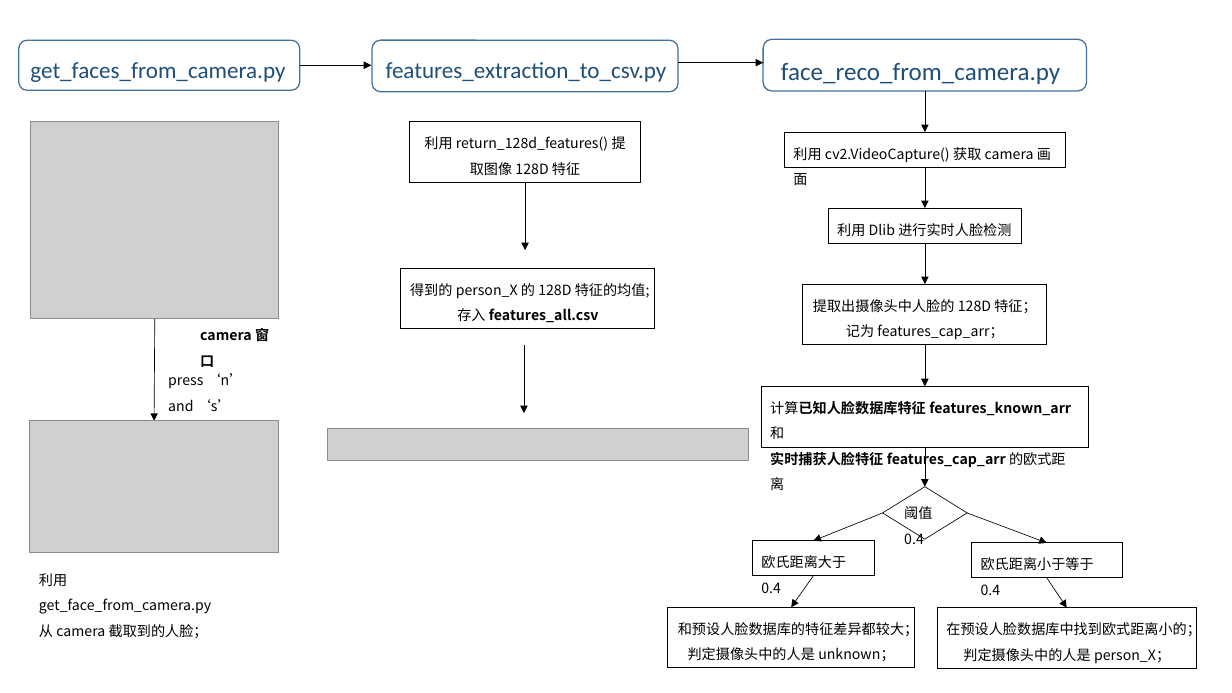
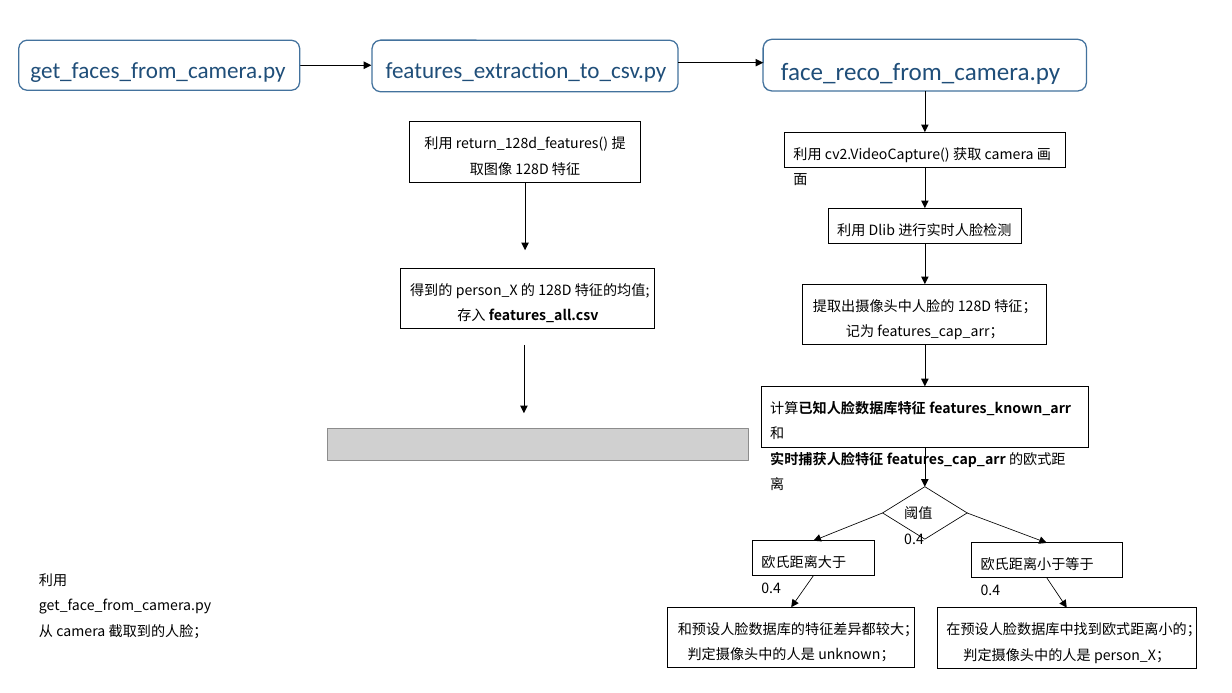
Before and after one commit to comtumacy/face_flask, a slide deck: slide 1 of static/face_module/introduction/Dlib_Face_recognition_by_coneypo.pptx (slide 2 before the commit). Drawn at 1232x693 pixels with LibreOffice and Linux fonts; fonts in the diff are those of the drawing; grey boxes stand for pictures. Boxes give left, top, right and bottom in pixels: in the first picture for what was removed or moved away, otherwise in the second. Text is boxed around its words. In the diff, an @@ line names an element or a change of style, - is before the commit and + after.

```diff
--- a/static/face_module/introduction/Dlib_Face_recognition_by_coneypo.pptx
+++ b/static/face_module/introduction/Dlib_Face_recognition_by_coneypo.pptx
@@ picture removed at (30, 122, 279, 319) @@
@@ arrow removed from (155, 318) to (154, 421) @@
@@ text removed at (200, 326, 269, 367) @@
-camera 窗口
@@ text removed at (168, 373, 244, 411) @@
-press ‘n’ and ‘s’
@@ picture removed at (30, 421, 279, 553) @@
```
Also in this commit, not shown: 1 slide removed, 40 other files.
